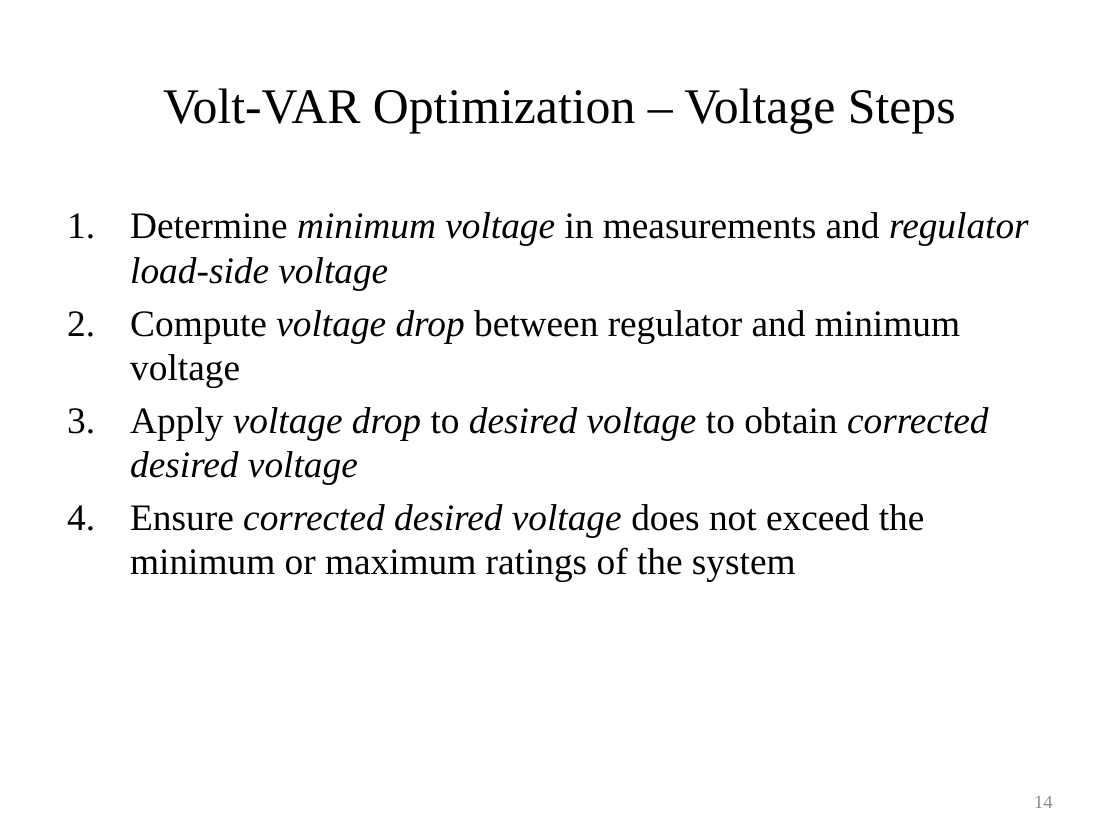
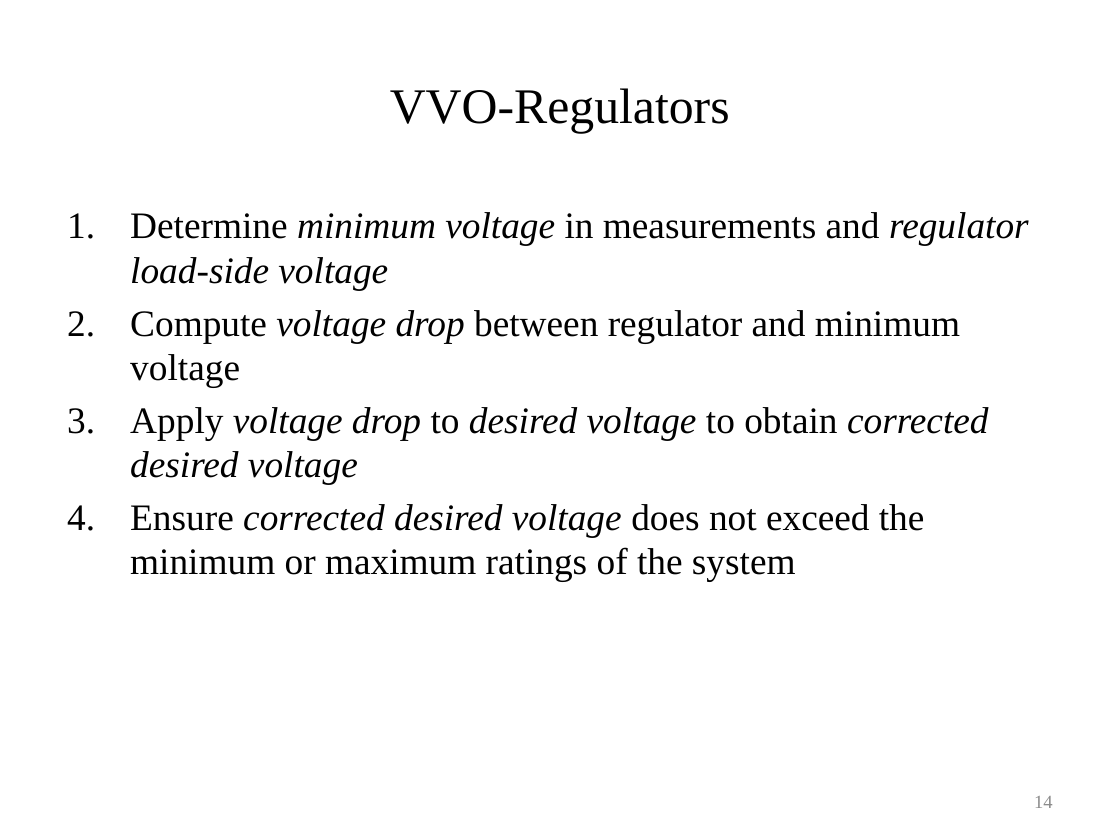
Before and after one commit to gridlab-d/course, a slide deck: slide 14 of University of Washington Class/Module 6 - Volt-VAR Optimization.pptx. Drawn at 1120x840 pixels with LibreOffice and Linux fonts; fonts in the diff are those of the drawing. Boxes give left, top, right and bottom in pixels: in the first picture for what was removed or moved away, otherwise in the second. Text is boxed around its words. In the diff, an @@ line names an element or a change of style, - is before the commit and + after.

```diff
--- a/University of Washington Class/Module 6 - Volt-VAR Optimization.pptx
+++ b/University of Washington Class/Module 6 - Volt-VAR Optimization.pptx
@@ title at [390, 88, 730, 133]: text changed @@
-Volt-VAR Optimization – Voltage Steps
+VVO-Regulators
```
Also in this commit, not shown: 9 other slides changed.
